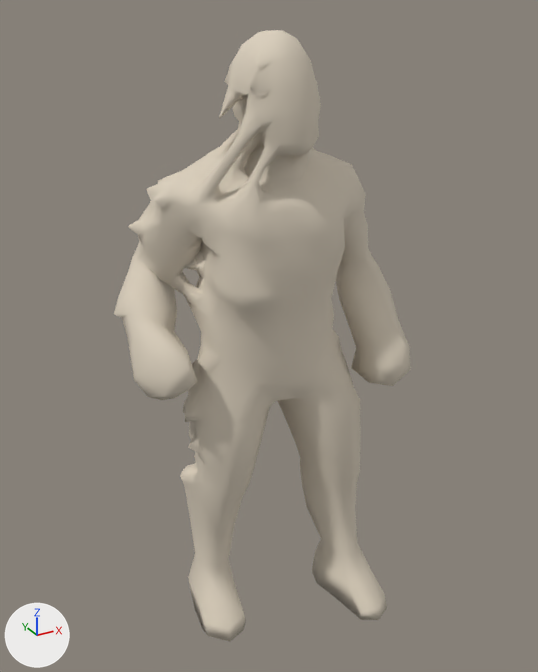
Two versions of the glTF model public/assets/unit-models/tech/117/body-base.glb, one commit apart.
Before and after are seen from a 50 mm lens placed at (-1.26, -2.26, 2.3), pointed at (-0.02, 0.0, 1.17). The axes (+X, +Y, +Z) are drawn at lower left. The lights are the same throughout. The older version comes first.
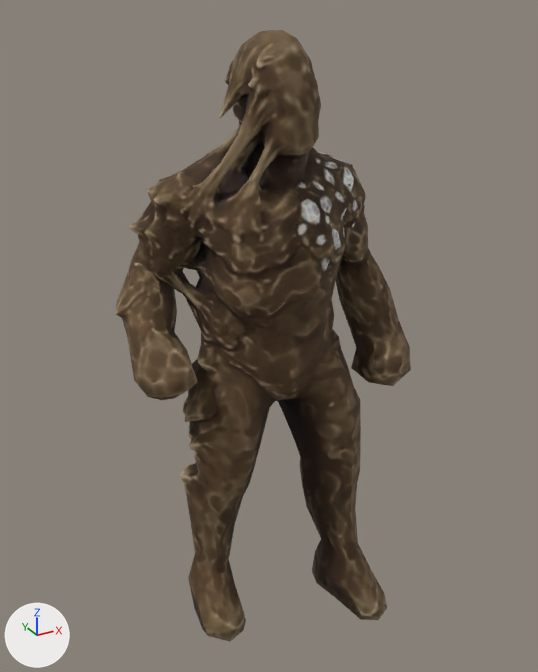
Patch to the scene script:
```diff
--- a/public/assets/unit-models/tech/117/body-base.glb.py
+++ b/public/assets/unit-models/tech/117/body-base.glb.py
@@ img_image_0 @@
+img_image_0 = load_image('Image_0', '_unpacked/Image_0', 512, 512, 'sRGB')
@@ mat_material_0 @@
 mat_material_0 = principled_material('Material_0')
-mat_material_0.base_color = (0.72, 0.64, 0.52)  # pale yellow #ddd1bf
+mat_material_0.texture = img_image_0
 mat_material_0.metallic = 0.05
-mat_material_0.roughness = 0.9
+mat_material_0.roughness = 0.85
```

Pixel boxes (x1, y1, x2, y2) of what changed, in the pictures (538 x 672 px):
'Mesh_0', surface changed (pale yellow to brown): (114, 30, 411, 641) in both
